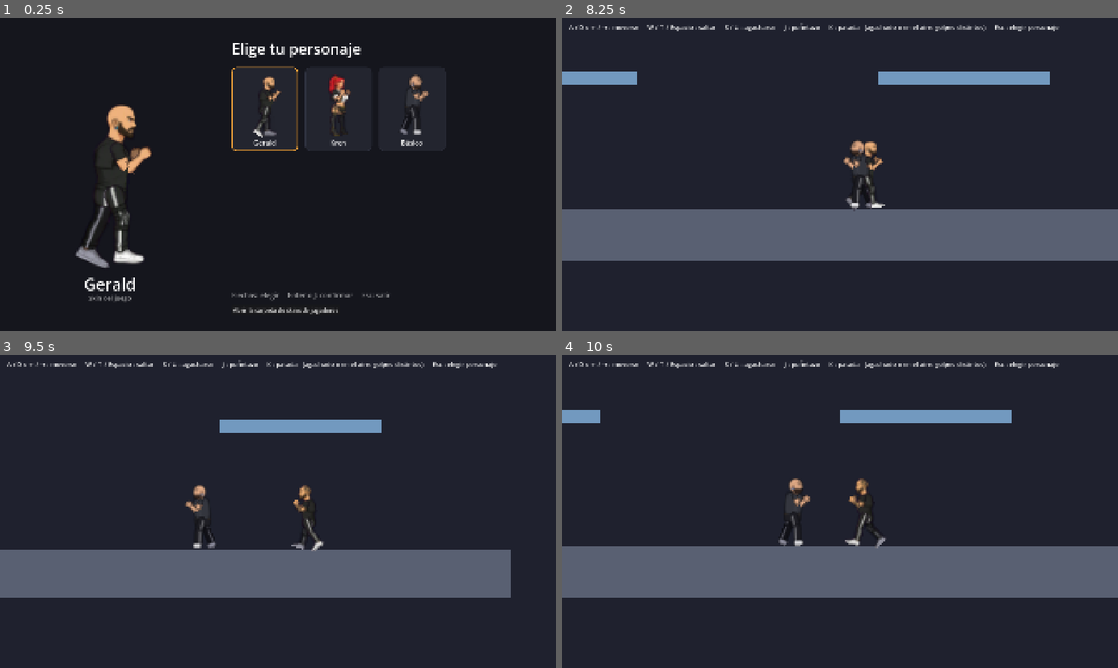
Above: before the commit, frames 1-4 (two rows, left to right).
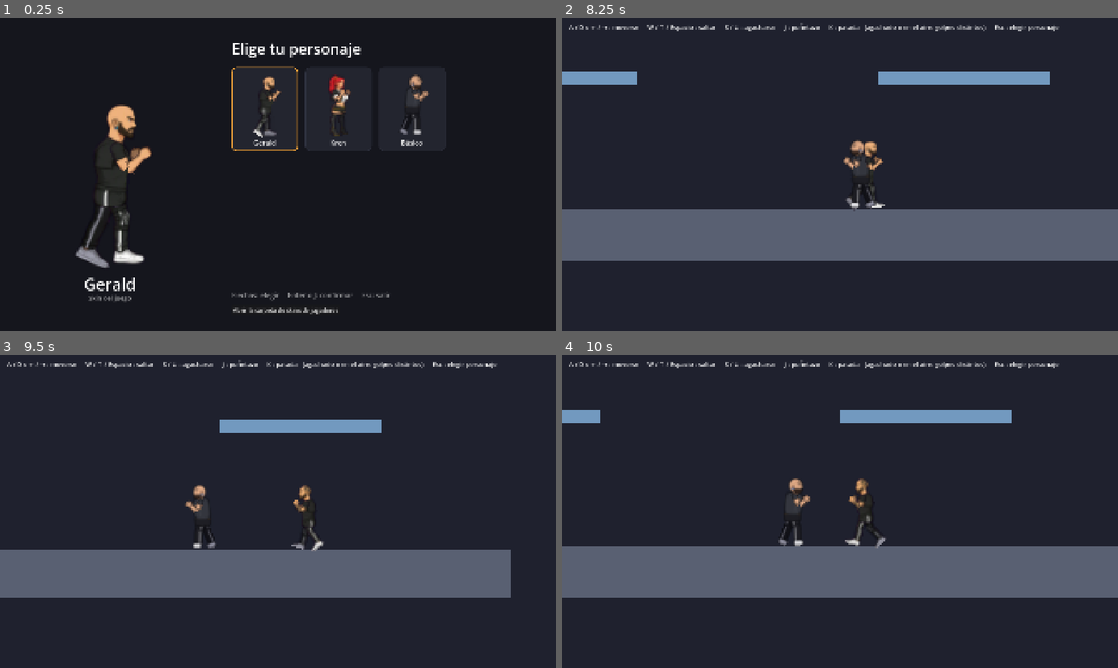
Above: after the commit, the same moments.

Repository: Hatecat/brawltopia
Game: Godot game, scene res://scenes/ui/character_select.tscn
Same seed, same stepped clock (60 frames per second), same inputs: the game is played once before the commit and once after it.
Inputs (mouse positions are in pixels of both pictures, inside the frame that each line leads up to):
- Up to frame 1 (0.25 s): no input
- Up to frame 2 (8.25 s): click "Gerald" at 0.5 s; move the mouse to (962, 158) at 1.27 s; hold D (move_right) 1.28-2.03 s; tap S (crouch) every 2.25 s from 1.35 to 8.1 s; tap W (jump) at 1.52, 2.27, 3.77, 4.52, 5.27, 6.77, 7.52 s; move the mouse to (728, 190) at 2.02 s; hold A (move_left) 2.03-2.78 s; tap K (kick) at 2.1, 4.35, 6.6 s; move the mouse to (895, 105) at 2.77 s; hold J (punch) 2.78-3.53 s; hold D (move_right) 2.78-4.28 s; move the mouse to (812, 237) at 3.52 s; move the mouse to (1006, 221) at 4.27 s; hold A (move_left) 4.28-6.53 s; move the mouse to (673, 127) at 5.02 s; tap J (punch) at 5.1 s; move the mouse to (867, 174) at 5.77 s; move the mouse to (756, 96) at 6.52 s; hold D (move_right) from 6.53 s (still down); move the mouse to (962, 158) at 7.27 s; hold J (punch) 7.28-8.03 s; move the mouse to (728, 190) at 8.02 s
- Up to frame 3 (9.5 s): tap W (jump) at 8.27 s; move the mouse to (333, 442) at 8.77 s; release D (move_right) at 8.78 s; hold A (move_left) from 8.78 s (still down); tap K (kick) at 8.85 s
- Up to frame 4 (10 s): keep holding A (move_left); move the mouse to (812, 574) at 9.52 s; tap J (punch) at 9.6 s; tap W (jump) at 9.77 s

The runs differ from the first frame. In frame 1, 0.2% of the frame differs, in the area x 18-75%, y 27-61%; in frame 2, less than 0.1%; in frame 3, less than 0.1%; in frame 4, less than 0.1%.

Commit message:
Piernas detrás del cuerpo: salen desde donde termina la cadera
La pierna de adelante se dibujaba encima del cuerpo y tapaba el pantalón o short.
Ahora ambas piernas van detrás del cuerpo (perfil y tres cuartos), así el comienzo
del muslo queda cubierto por la ropa, también al patear.

Co-Authored-By: Claude Opus 5.5 <noreply@anthropic.com>
Claude-Session: https://claude.ai/code/session_01AxPkkTdBkP8xXpUziutC73

Diff:
--- a/scenes/characters/visuals/rig_front_visual.tscn
+++ b/scenes/characters/visuals/rig_front_visual.tscn
@@ -67,7 +67,7 @@
 position = Vector2(0, 13)
 
 [node name="HipFront" type="Node2D" parent="Rig/Hips"]
-z_index = 3
+z_index = 1
 position = Vector2(-4, 3)
 
 [node name="Leg" type="Polygon2D" parent="Rig/Hips/HipFront" node_paths=PackedStringArray("bend_node")]
--- a/scenes/characters/visuals/rig_visual.tscn
+++ b/scenes/characters/visuals/rig_visual.tscn
@@ -67,7 +67,7 @@
 position = Vector2(0, 13)
 
 [node name="HipFront" type="Node2D" parent="Rig/Hips"]
-z_index = 3
+z_index = 1
 position = Vector2(2, 3)
 
 [node name="Leg" type="Polygon2D" parent="Rig/Hips/HipFront" node_paths=PackedStringArray("bend_node")]
